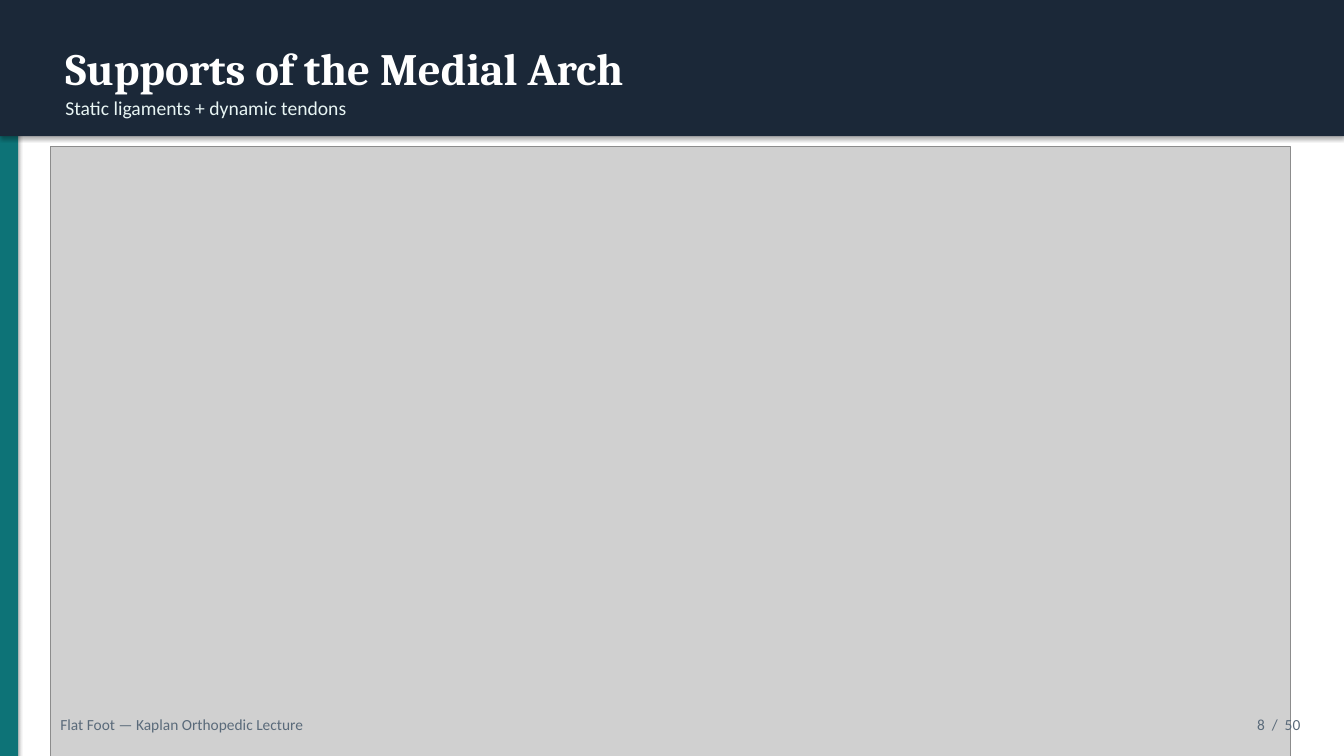
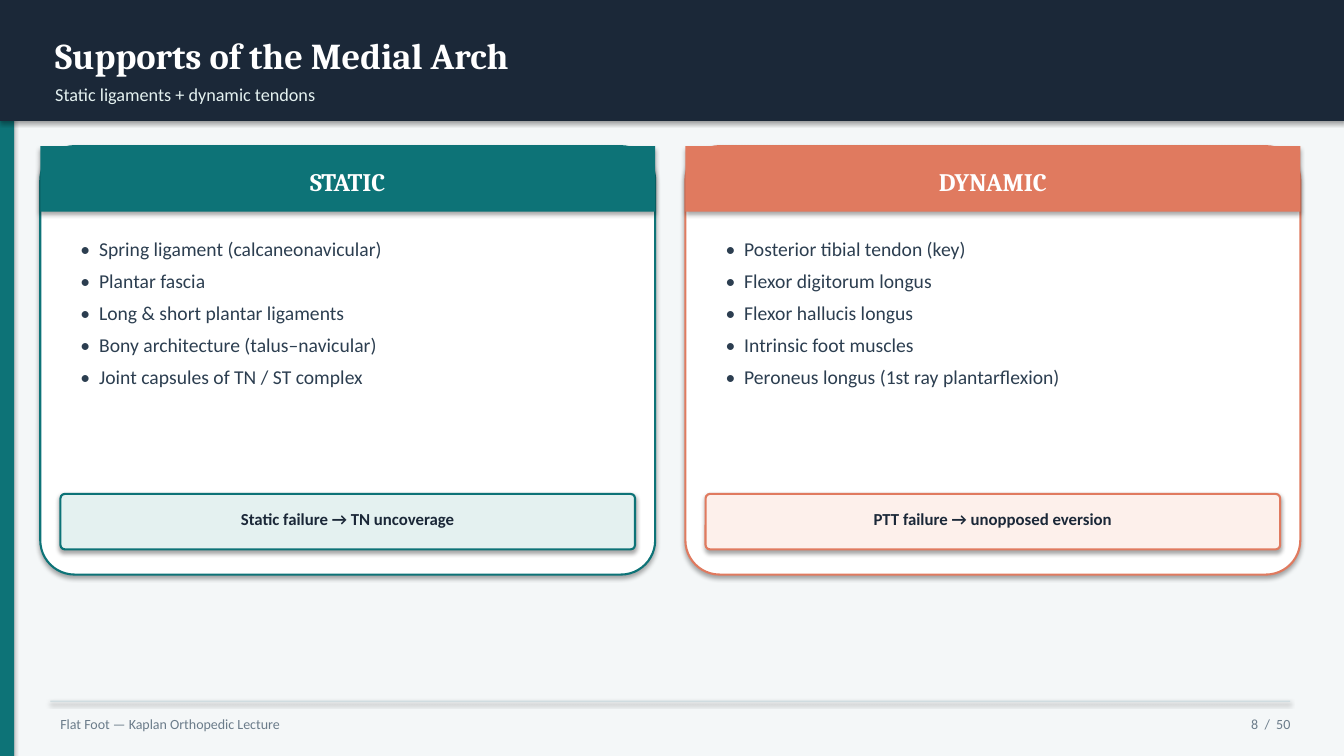
Before and after one commit to AhmedMohsen74/Ahmed-Mohsen-Mohamed, a slide deck: slide 8 of flatfoot-lecture/Flat_Foot_Kaplan_Orthopedic_Lecture.pptx. Drawn at 1344x756 pixels with LibreOffice and Linux fonts; fonts in the diff are those of the drawing; grey boxes stand for pictures. Boxes give left, top, right and bottom in pixels: in the first picture for what was removed or moved away, otherwise in the second. Text is boxed around its words. In the diff, an @@ line names an element or a change of style, - is before the commit and + after.

```diff
--- a/flatfoot-lecture/Flat_Foot_Kaplan_Orthopedic_Lecture.pptx
+++ b/flatfoot-lecture/Flat_Foot_Kaplan_Orthopedic_Lecture.pptx
@@ rectangle: place and size @@
-rectangle at <box>0,0,18,756</box>
+rectangle at <box>0,0,14,756</box>
@@ rectangle: place and size @@
-rectangle at <box>0,0,1344,136</box>
+rectangle at <box>0,0,1344,121</box>
@@ rectangle added at <box>0,0,1344,756</box>, fill #F4F7F8 @@
@@ text "Supports of the Medial Arch": place and size @@
-text "Supports of the Medial Arch" at <box>65,53,624,95</box>
+text "Supports of the Medial Arch" at <box>55,43,509,77</box>
@@ text "Supports of the Medial Arch" at <box>55,43,509,77</box>: size 32 to 26 pt @@
@@ text "Static ligaments + dynamic tendons": place and size @@
-text "Static ligaments + dynamic tendons" at <box>65,101,346,119</box>
+text "Static ligaments + dynamic tendons" at <box>55,88,315,104</box>
@@ text "Static ligaments + dynamic tendons" at <box>55,88,315,104</box>: size 14 to 13 pt, text colour #E8F5F4 to #E4F1F0 @@
@@ rounded rectangle added at <box>40,146,655,575</box>, fill #FFFFFF, outline #0D7377 1.5 pt @@
@@ rectangle added at <box>40,146,655,212</box>, fill #0D7377 @@
@@ picture removed at <box>50,146,1291,756</box> @@
@@ rounded rectangle added at <box>686,146,1301,575</box>, fill #FFFFFF, outline #E07A5F 1.5 pt @@
@@ rectangle added at <box>686,146,1301,212</box>, fill #E07A5F @@
@@ text added at <box>310,174,385,192</box>, 18 pt, text #FFFFFF, bold @@
+STATIC
@@ text added at <box>939,174,1047,191</box>, 18 pt, text #FFFFFF, bold @@
+DYNAMIC
@@ text added at <box>99,242,382,387</box>, 14 pt, text #2C3E50 @@
+• Spring ligament (calcaneonavicular)
+• Plantar fascia
+• Long & short plantar ligaments
+• Bony architecture (talus–navicular)
+• Joint capsules of TN / ST complex
@@ text added at <box>744,242,1059,388</box>, 14 pt, text #2C3E50 @@
+• Posterior tibial tendon (key)
+• Flexor digitorum longus
+• Flexor hallucis longus
+• Intrinsic foot muscles
+• Peroneus longus (1st ray plantarflexion)
@@ rounded rectangle added at <box>60,494,635,549</box>, fill #E4F1F0, outline #0D7377 1.5 pt @@
@@ rounded rectangle added at <box>706,494,1280,549</box>, fill #FDF0EB, outline #E07A5F 1.5 pt @@
@@ text added at <box>241,513,454,528</box>, 12 pt, text #1B2838, bold @@
+Static failure → TN uncoverage
@@ text added at <box>874,513,1112,528</box>, 12 pt, text #1B2838, bold @@
+PTT failure → unopposed eversion
@@ text "Flat Foot — Kaplan Orthopedic ..." at <box>60,719,279,731</box>: size 11 to 10 pt, text colour #5A6A7A to #6B7C8A @@
@@ rectangle added at <box>50,701,1291,702</box>, fill #D0DCE0 @@
@@ text "8 / 50" at <box>1251,719,1290,729</box>: size 11 to 10 pt, text colour #5A6A7A to #6B7C8A @@
```
Also in this commit, not shown: 49 other slides changed, 14 other files.
